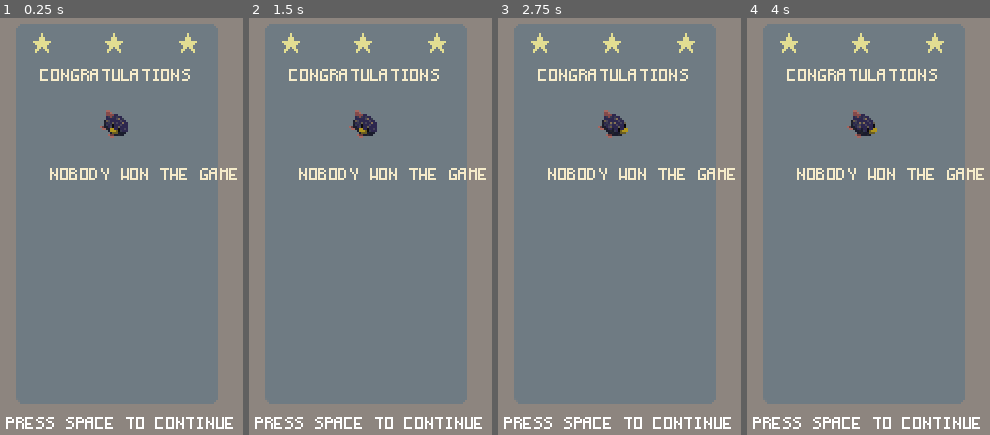
Above: before the commit, frames 1-4 (left to right).
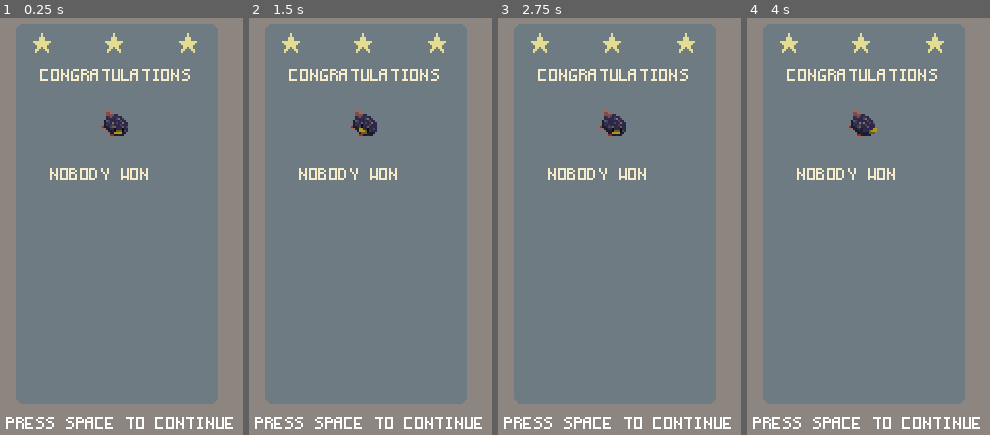
Above: after the commit, the same moments.

Repository: Pawel-9215/pipi_game
Game: Godot game, scene res://GUI/endgame.tscn
The game is run twice, just before and just after one commit, with the same random seed, the same clock (stepped at 60 frames per second) and the same inputs. This scene is started directly instead of the project's main scene.
Inputs:
- Up to frame 1 (0.25 s): no input
- Up to frame 2 (1.5 s): tap Enter (ui_accept) at 0.5, 0.77, 1.25 s; hold W (p1_up) 0.53-1.28 s; tap Down (p2_down) at 0.6 s; hold S (p1_down) from 1.28 s (still down); tap Up (p2_up) at 1.35 s
- Up to frame 3 (2.75 s): tap Enter (ui_accept) at 1.52, 2 s; release S (p1_down) at 2.03 s; hold W (p1_up) from 2.03 s (still down); tap Down (p2_down) at 2.1 s
- Up to frame 4 (4 s): tap Enter (ui_accept) at 2.75, 3.02, 3.5, 3.77 s; tap Up (p2_up) at 2.85 s; release W (p1_up) at 3.53 s; hold S (p1_down) from 3.53 s (still down); tap Down (p2_down) at 3.6 s

The runs differ from the first frame. In frame 1, 0.5% of the frame differs, in the area x 45-98%, y 24-39%; in frame 2, 0.4%; in frame 3, 0.5%, in the area x 46-98%, y 24-39%; in frame 4, 0.4%.

Commit message:
scoreboard ready

Diff:
--- a/GUI/MainMenu.tscn
+++ b/GUI/MainMenu.tscn
@@ -120,7 +120,6 @@
 position = Vector2( 14.1843, 121.439 )
 frames = SubResource( 19 )
 animation = "bunny_idle"
-frame = 1
 playing = true
 offset = Vector2( 68.4385, 0 )
 
@@ -128,7 +127,7 @@
 position = Vector2( 233.246, 121.5 )
 frames = SubResource( 19 )
 animation = "bear_idle"
-frame = 4
+frame = 3
 playing = true
 offset = Vector2( 68.4385, 0 )
 
--- a/GUI/endgame.gd
+++ b/GUI/endgame.gd
@@ -34,9 +34,10 @@
 
 func set_frontend():
 
-	$TextureRect/WinnerTag.set_new_text(who_won+ " won the game")
+	$TextureRect/WinnerTag.set_new_text(who_won+ " won")
 	if who_won == "Pipi":
 		$TextureRect/WinnerSprite.set_animation("pipi")
+		$TextureRect/WinnerTag.global_position.x += 16
 	elif who_won == "Player One":
 		$TextureRect/WinnerSprite.set_animation(player_1_avatar)
 	elif who_won == "Player Two":
@@ -59,7 +60,7 @@
 func _ready():
 	load_player_data()
 	load_scoreboard()
-	print(who_won, " WON")
+	print(who_won, " WON the game")
 	set_frontend()
 
 
--- a/GUI/endgame.tscn
+++ b/GUI/endgame.tscn
@@ -127,7 +127,7 @@
 [node name="WinnerTag" parent="TextureRect" instance=ExtResource( 3 )]
 modulate = Color( 0.964706, 0.92549, 0.792157, 1 )
 position = Vector2( 160, 95 )
-text = "player one won"
+text = "pipi won"
 
 [node name="PixelFont2" parent="TextureRect" instance=ExtResource( 3 )]
 position = Vector2( 137.907, 219.666 )
@@ -152,5 +152,5 @@
 position = Vector2( 191, 71 )
 frames = SubResource( 21 )
 animation = "pipi"
-frame = 3
+frame = 2
 playing = true
